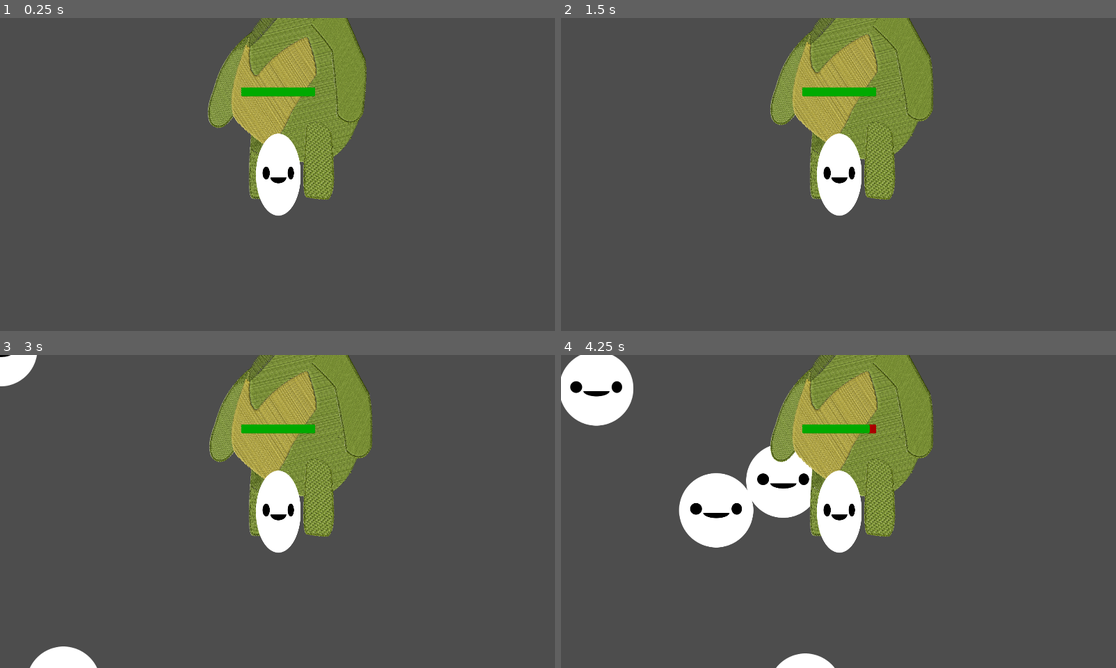
Above: before the commit, frames 1-4 (two rows, left to right).
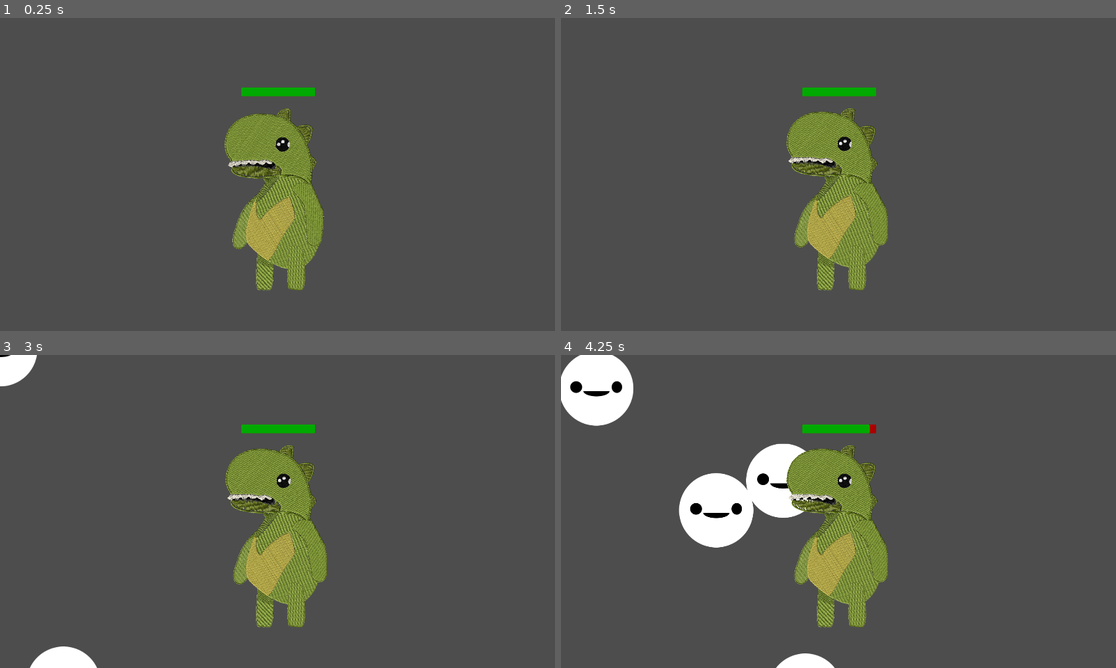
Above: after the commit, the same moments.

Repository: NilsMT/gamejam-803z-03-2026
Game: Godot game, scene res://game.tscn
The game is run twice, just before and just after one commit, with the same random seed, the same clock (stepped at 60 frames per second) and the same inputs.
Inputs:
- Up to frame 1 (0.25 s): no input
- Up to frame 2 (1.5 s): hold D (move_right) 0.53-1.28 s; hold S (move_down) from 1.28 s (still down)
- Up to frame 3 (3 s): release S (move_down) at 2.03 s; hold D (move_right) 2.03-2.78 s; hold W (move_up) from 2.78 s (still down)
- Up to frame 4 (4.25 s): release W (move_up) at 3.53 s; hold A (move_left) from 3.53 s (still down)

The runs differ from the first frame. In frame 1, 15% of the frame differs, in the area x 37-67%, y 0-88%; in frame 2, 16%; in frame 3, 16%; in frame 4, 16%, in the area x 37-68%, y 0-88%.

Commit message:
Réalisation logo jeu

Diff:
--- a/tangled/characters/crocky/crocky.gd
+++ b/tangled/characters/crocky/crocky.gd
@@ -11,3 +11,6 @@
 
 func play_hurt():
 	%AnimationPlayer.play("hurt")
+
+func _ready():
+	%AnimationPlayer.play("idle")
--- a/tangled/characters/crocky/crocky.tscn
+++ b/tangled/characters/crocky/crocky.tscn
@@ -347,7 +347,7 @@
 "times": PackedFloat32Array(0, 1.0035151, 1.1336513),
 "transitions": PackedFloat32Array(1, 1, 1),
 "update": 0,
-"values": [0.0, 0.22165681500327966, -0.22165681500327966]
+"values": [0.0, 0.2216568150032797, -0.2216568150032797]
 }
 tracks/13/type = "value"
 tracks/13/imported = false
@@ -375,6 +375,7 @@
 }
 
 [node name="Crocky" type="Node2D" unique_id=269349362]
+position = Vector2(963, 953)
 script = ExtResource("1_ar55t")
 
 [node name="AnimationPlayer" type="AnimationPlayer" parent="." unique_id=1548772175]
--- a/tangled/player.tscn
+++ b/tangled/player.tscn
@@ -2,7 +2,6 @@
 
 [ext_resource type="PackedScene" uid="uid://7sdxi43l1bxw" path="res://characters/crocky/crocky.tscn" id="1_4flbx"]
 [ext_resource type="Script" uid="uid://y6rtvvgvxl32" path="res://player.gd" id="1_onrkg"]
-[ext_resource type="Texture2D" uid="uid://cwhf3iokponcu" path="res://characters/angy/placeholder_angy.png" id="3_i3pqv"]
 
 [sub_resource type="CapsuleShape2D" id="CapsuleShape2D_onrkg"]
 radius = 79.0
@@ -30,6 +29,8 @@
 
 [node name="Crocky" parent="." unique_id=269349362 instance=ExtResource("1_4flbx")]
 unique_name_in_owner = true
+position = Vector2(-18, 350)
+scale = Vector2(0.575, 0.575)
 
 [node name="Camera2D" type="Camera2D" parent="." unique_id=1545904621]
 
@@ -55,9 +56,4 @@
 step = 1.0
 show_percentage = false
 
-[node name="Sprite2D" type="Sprite2D" parent="." unique_id=771747230]
-position = Vector2(0.5, 0.5000086)
-scale = Vector2(0.60546875, 1.1054688)
-texture = ExtResource("3_i3pqv")
-
 [connection signal="ready" from="." to="." method="_on_ready"]
Not shown, added: Rendu/Logo.ai
Not shown, added: Rendu/Logo_jeu.ai
Not shown, added: Rendu/Logo_jeu.png
Not shown, added: Rendu/Logo_jeu2.png
